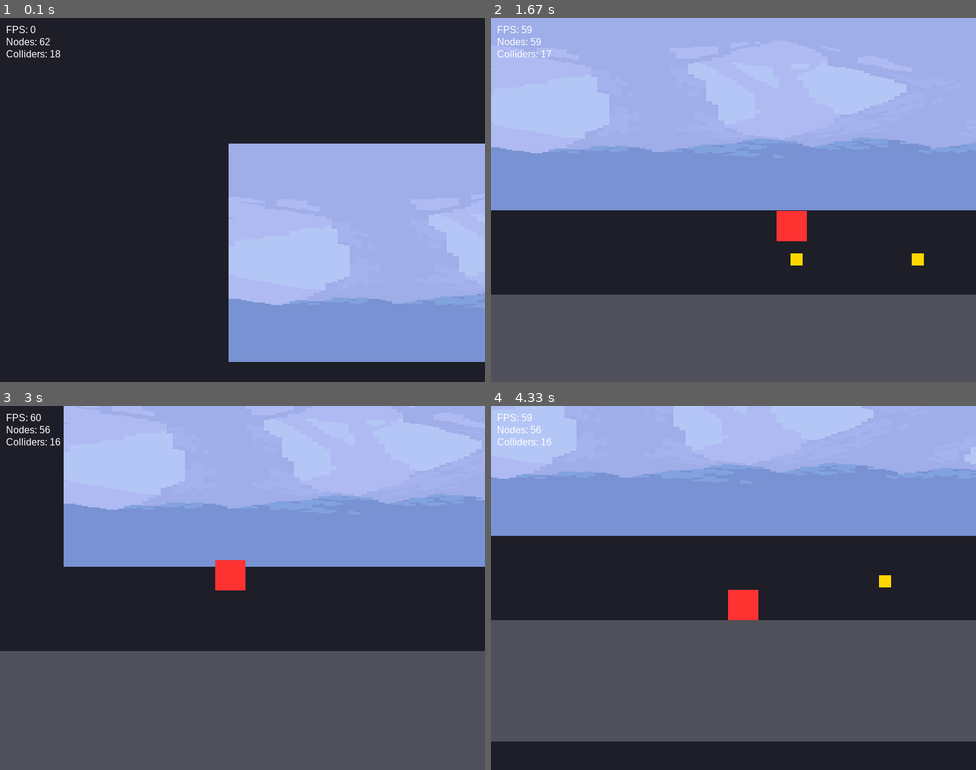
Above: before the commit, frames 1-4 (two rows, left to right).
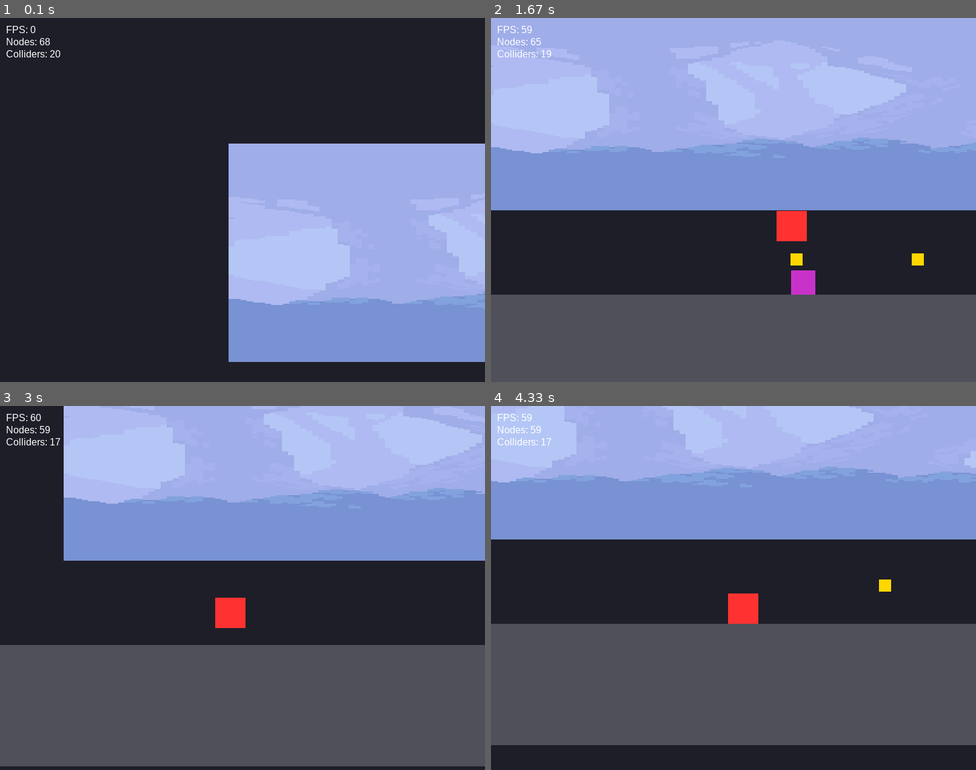
Above: after the commit, the same moments.

Repository: nalqit/py-engine
Game: pygame game, started from src/game/main.py
The game is run twice, just before and just after one commit, with the same random seed, the same clock (stepped at 60 frames per second) and the same inputs.
Inputs:
- Up to frame 1 (0.1 s): no input
- Up to frame 2 (1.67 s): hold Right 0.33-0.8 s; hold Up 0.83-1.13 s; hold Right 1.17-1.63 s
- Up to frame 3 (3 s): hold Left 1.67-2.2 s; hold Left 2.23-2.63 s; hold Up from 2.67 s (still down)
- Up to frame 4 (4.33 s): release Up at 3.03 s; hold Right 3.07-3.7 s; hold Left 3.73-4.2 s; hold Right from 4.23 s (still down)

The runs differ from the first frame. In frame 1, less than 0.1% of the frame differs, in the area x 9-13%, y 5-11%; in frame 2, 0.4%; in frame 3, 7.1%, in the area x 0-100%, y 2-100%; in frame 4, 4.4%.

Commit message:
feat: Implement player mechanics with controller, FSM, and visual juice, and establish initial game level with patrol enemies.

Diff:
--- /dev/null
+++ b/src/game/entities/patrol_enemy.py
@@ -0,0 +1,63 @@
+from src.engine.physics.physics_body_2d import PhysicsBody2D
+
+class PatrolEnemy(PhysicsBody2D):
+    """
+    A simple enemy that patrols left and right, turning around when hitting walls.
+    Can be defeated by the player jumping on it.
+    Demands the player to be "hurt" if touched from the side.
+    """
+
+    def __init__(self, name, x, y, collider, collision_world, speed=50.0):
+        super().__init__(name, x, y, collider, collision_world)
+        self.use_gravity = True
+        self.speed = speed
+        self.direction = -1.0  # Start by moving left
+        self.is_dead = False
+
+    def update(self, delta):
+        if self.is_dead:
+            return
+
+        # Always try to move horizontally at constant speed
+        self.velocity_x = self.speed * self.direction
+
+        # Physics resolution (deals with collisions)
+        super().update(delta)
+
+        # If velocity_x became 0, we hit a wall!
+        if self.velocity_x == 0:
+            self.direction *= -1.0
+
+    def on_collision_enter(self, other):
+        if self.is_dead:
+            return
+
+        # Check if the other collider belongs to the player
+        if other.layer == "player" and other.parent:
+            player = other.parent
+
+            # Simple check to see if player is falling strictly from above
+            # We compare the bottoms of the colliders to ensure a stomp
+            my_bounds = self.collider.get_rect()
+            my_top = my_bounds.top + self.parent.get_global_position()[1] if self.parent else my_bounds.top
+
+            # Actually our self.collider.get_rect() operates in local space relative to its owner,
+            # or it might be easier to use global positions.
+            # get_global_position() already includes parent offsets.
+            # A simpler heuristic for this game:
+            if player.velocity_y > 0 and player.get_global_position()[1] < self.get_global_position()[1]:
+                # Player stomped on us!
+                self.stomp(player)
+            else:
+                # Player touched us from the side or bottom!
+                if hasattr(player, "die"):
+                    player.die()
+
+    def stomp(self, player):
+        self.is_dead = True
+        # Bounce the player up
+        player.velocity_y = -400  # Jump impulse
+
+        # Remove ourselves from the tree
+        if self.parent:
+            self.parent.remove_child(self)
--- a/src/game/entities/player.py
+++ b/src/game/entities/player.py
@@ -107,6 +107,14 @@
         # 4. Update behavioral state (Observation: what am I doing now?)
         self.state_machine.update(delta)
 
+    def die(self):
+        # Drop the player back to the starting point
+        self.local_x = 100
+        self.local_y = 400
+        self.velocity_x = 0.0
+        self.velocity_y = 0.0
+        self.update_transforms()
+
     def on_collision_enter(self, other):
         pass
 
--- a/src/game/main.py
+++ b/src/game/main.py
@@ -15,6 +15,7 @@
 from src.engine.scene.tween import TweenManager
 from src.engine.scene.sprite_node import SpriteNode
 from src.game.entities.coin import Coin
+from src.game.entities.patrol_enemy import PatrolEnemy
 
 def main():
     pygame.init()
@@ -71,6 +72,16 @@
         return coin
 
     # ---------------- Map Design ----------------
+    def spawn_enemy(name, x, y):
+        enemy_col = Collider2D(name + "Col", 0, 0, 40, 40)
+        enemy_col.layer = "enemy"
+        enemy_col.mask = {"wall", "player", "box"}
+        enemy = PatrolEnemy(name, x, y, enemy_col, collision_world, speed=60.0)
+        visual_world.add_child(enemy)
+        enemy.add_child(enemy_col)
+        enemy.add_child(RectangleNode(name + "Vis", 0, 0, 40, 40, (200, 50, 200)))
+        return enemy
+
     # 1. HUGE FLOOR
     create_wall("Ground", -1000, 500, 5000, 200)
 
@@ -78,6 +89,9 @@
     spawn_coin("Coin_Start1", 300, 450)
     spawn_coin("Coin_Start2", 500, 450)
     spawn_coin("Coin_Start3", 700, 450)
+
+    # Spawn first enemy patrolling the start area
+    spawn_enemy("Enemy1", 600, 450)
 
     # 3. VERTICAL CHALLENGE
     create_wall("Wall_Blocker", 900, 400, 50, 100)
@@ -91,6 +105,9 @@
     spawn_coin("Coin_Plat3", 1100, 100)
 
     # 4. NPC OUTPOST
+    # Enemy guarding the NPC
+    spawn_enemy("Enemy2", 1500, 450)
+
     npc_col = Collider2D("VillageNPCCol", 0, 0, 40, 40)
     npc_col.layer = "npc"
     npc_col.mask = {"wall", "player", "box"}
@@ -127,7 +144,7 @@
     fixed_dt = 1/60.0
     accumulator = 0.0
     debug_colliders = False
-
+    root.print_tree()
     while running:
         dt = clock.tick(60) / 1000.0
         accumulator += dt
